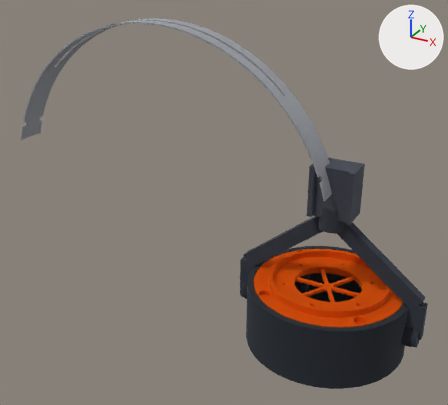
The glTF model docs/models/daily-driver.glb, before and after one commit.
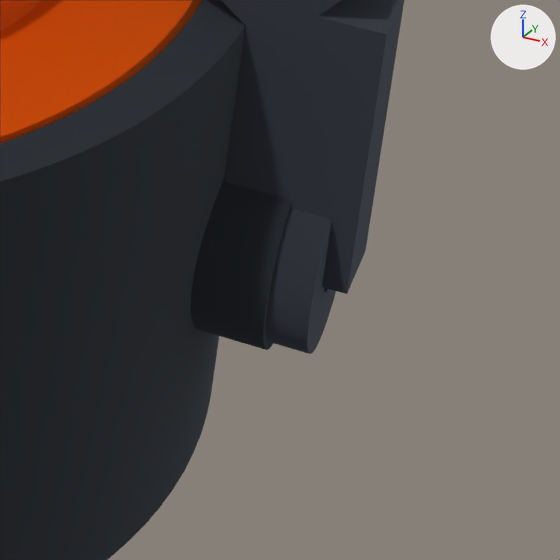
The first picture shows the older version from a 50 mm lens placed at (87.2, -270.7, 201.3), pointed at (-61.0, -1.3, 66.6). The close-ups show the older and then the newer version on the part from 84% to 100% of the width and 75% to 92% of the height of that picture. Only the edits that show in the close-ups are written down. Lighting does not change. The marker at upper right points along +X, +Y and +Z. Where no turn or scale is listed for an object, it has been applied to the vertices.

Before the edit, the objects in view are built like this:
```python
me_baffle = bpy.data.meshes.new('baffle')
me_baffle.from_pydata(...)  # 4917 vertices, 9894 faces; spans x -38.5..38.5, y -38.5..38.5, z 27.0..36.5
me_baffle.materials.append(mat_mat_1)  # orange #eb7319
me_cup = bpy.data.meshes.new('cup')
me_cup.from_pydata(...)  # 24073 vertices, 48206 faces; spans x -46.0..46.0, y -42.0..42.0, z 0.0..33.0
me_cup.materials.append(mat_mat_0)  # dark grey #4c5259
me_yoke = bpy.data.meshes.new('yoke')
me_yoke.from_pydata(...)  # 1512 vertices, 3032 faces; spans x -50.0..50.0, y -7.0..7.0, z 11.0..77.5
me_yoke.materials.append(mat_mat_2)  # dark grey #5c616b
ob_baffle = bpy.data.objects.new('baffle', me_baffle)
ob_baffle.location = (0.0, 0.0, 0.0)
ob_cup = bpy.data.objects.new('cup', me_cup)
ob_cup.location = (0.0, 0.0, 0.0)
ob_yoke = bpy.data.objects.new('yoke', me_yoke)
ob_yoke.location = (0.0, 0.0, 0.0)
```
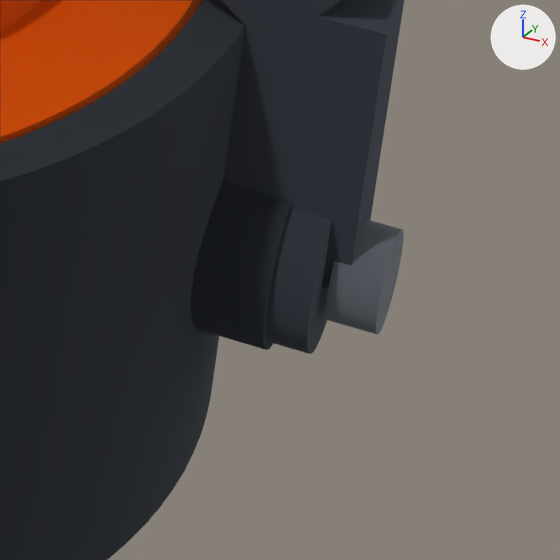
Location of each change, [x1, y1, x2, y2] in pixels of the close-ups (560 x 560 px):
'screw_p', added
    after: [323, 220, 404, 335]

What the commit changed:
Material 'mat_6' (mat_mat_6) is new.
Its base color is (0.263, 0.285, 0.319) (grey #8c9199).
Its metallic is 1.0.
Its roughness is 1.0.
Mesh me_screw_p is new.
It has 756 vertices, 1508 faces and spans x 36.0..52.0, y -3.2..3.2, z 13.3..19.8.
It uses material mat_mat_6 (grey #8c9199).
Object 'screw_p' (ob_screw_p) is new; it shows me_screw_p.
Its location is (0.0, 0.0, 0.0).
